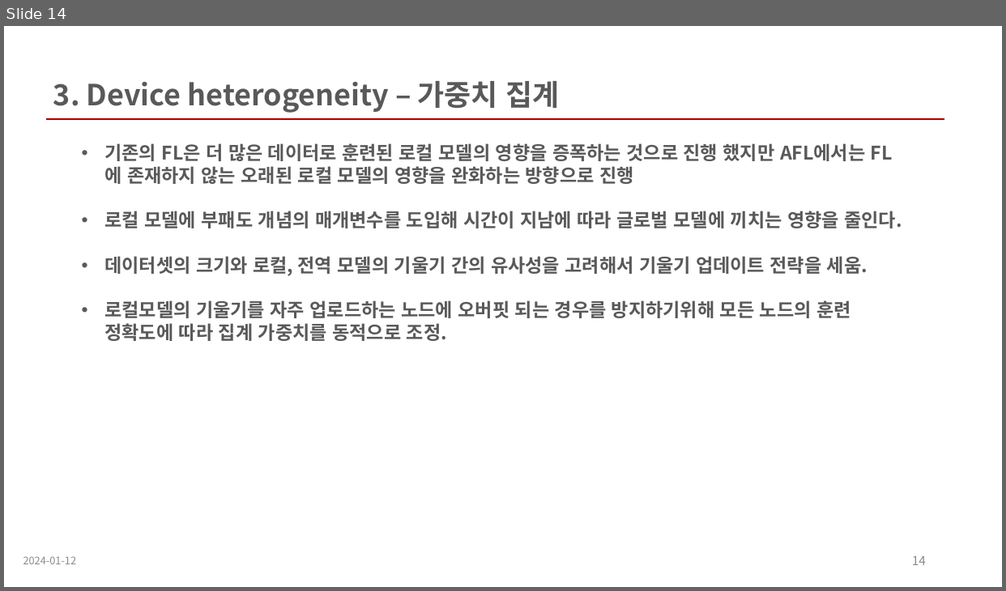
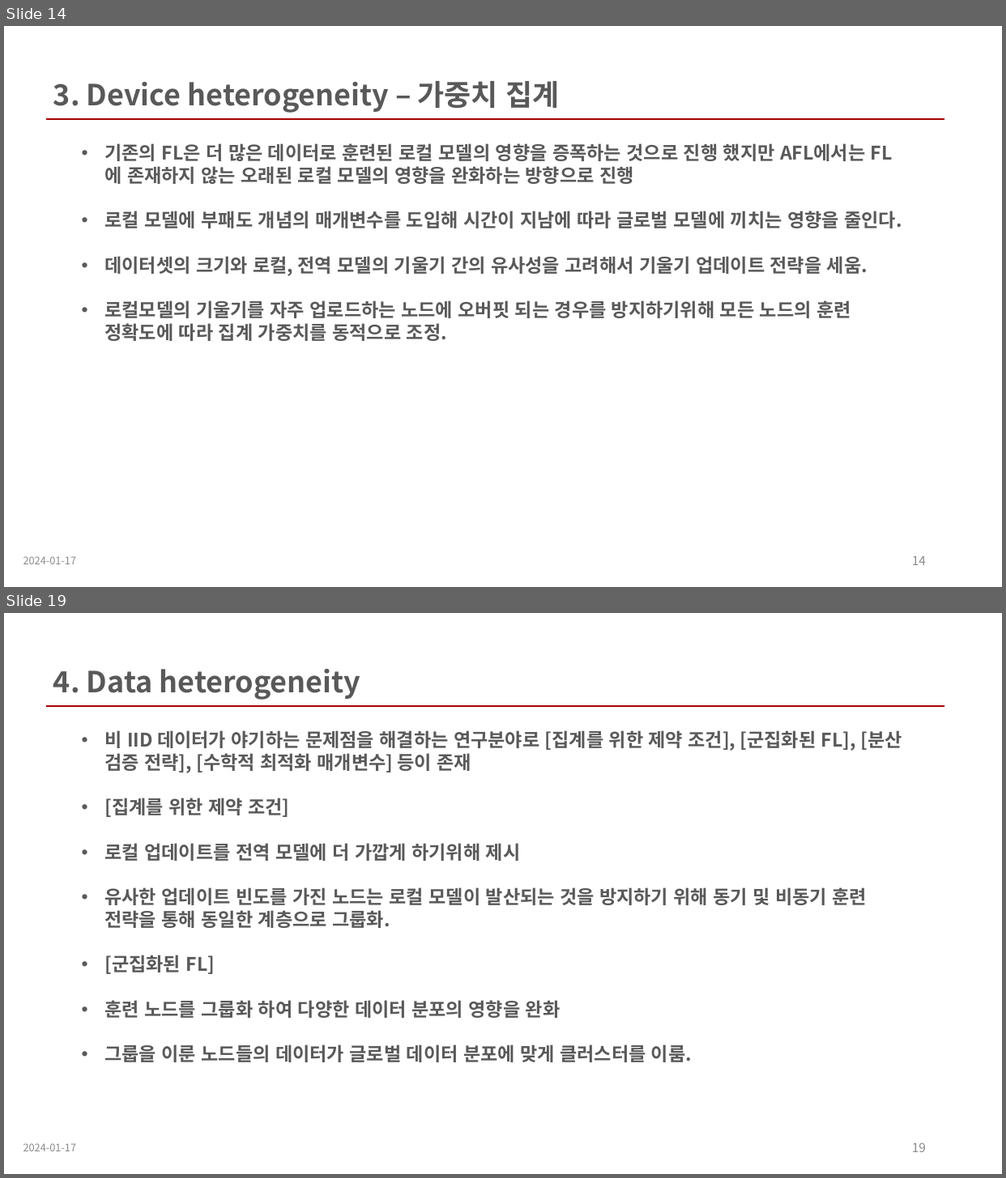
Before and after one commit to wkdnffla3/Dev_doc, a slide deck: not_dev/Asynchronous federated learning on heterogeneous devices A survey.pptx. Shown one above the other, each under a label of ours: slide 14 before the commit, slides 14 and 19 after it; the slides between them are not shown. The pictures are 1006x591 and 1006x1178 pixels, drawn with LibreOffice and Linux fonts; fonts in the diff are those of the drawing. Boxes give left, top, right and bottom in pixels: in the first picture for what was removed or moved away, otherwise in the second. Text is boxed around its words. In the diff, an @@ line names an element or a change of style, - is before the commit and + after.

```diff
--- a/not_dev/Asynchronous federated learning on heterogeneous devices A survey.pptx
+++ b/not_dev/Asynchronous federated learning on heterogeneous devices A survey.pptx
@@ slide 19 added at bbox=[4, 613, 1002, 1174], background #FFFFFF @@
@@ text added at bbox=[53, 669, 360, 700], 28 pt, text #595959, bold @@
+4. Data heterogeneity
@@ line added from (46, 707) to (945, 707), #A80000 2.25 pt @@
@@ text added at bbox=[104, 730, 901, 1063], 18 pt, text #595959, bold @@
+• 비 IID 데이터가 야기하는 문제점을 해결하는 연구분야로 [집계를 위한 제약 조건], [군집화된 FL], [분산 검증 전략], [수학적 최적화 매개변수] 등이 존재
+• [집계를 위한 제약 조건]
+• 로컬 업데이트를 전역 모델에 더 가깝게 하기위해 제시
+• 유사한 업데이트 빈도를 가진 노드는 로컬 모델이 발산되는 것을 방지하기 위해 동기 및 비동기 훈련 전략을 통해 동일한 계층으로 그룹화.
+• [군집화된 FL]
+• 훈련 노드를 그룹화 하여 다양한 데이터 분포의 영향을 완화
+• 그룹을 이룬 노드들의 데이터가 글로벌 데이터 분포에 맞게 클러스터를 이룸.
@@ text added at bbox=[23, 1144, 77, 1152], 10 pt, text #8C8C8C @@
+2024-01-17
@@ page number added at bbox=[912, 1143, 926, 1152], 12 pt, text #8C8C8C @@
+19
@@ slide 14 changed as well @@
@@ text at bbox=[23, 557, 77, 565]: text changed @@
-2024-01-12
+2024-01-17
```
Also in this commit, not shown: 13 other slides changed, 10 other slides added, 4 slides removed, 2 other files.
